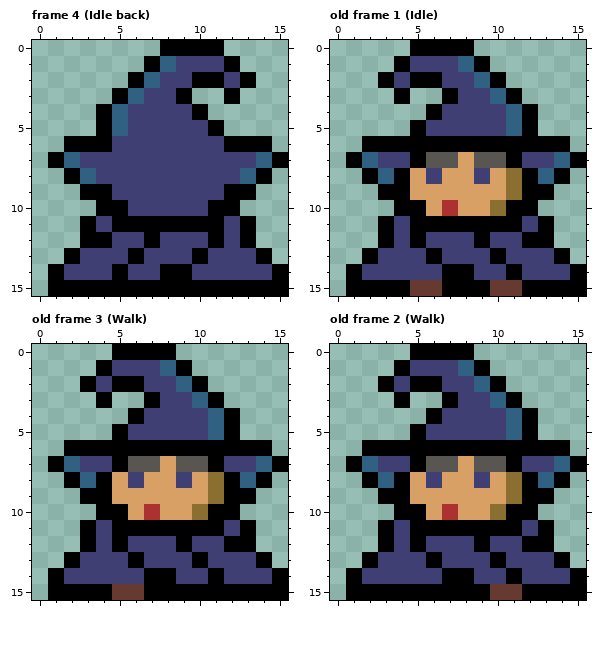
Pixel-art file, stored at Textures/magician/magician.ase. This is how it looked before the edit.
16x16 pixels, 12 frames. Shown: frame 4 (Idle back), old frame 1 (Idle), old frame 3 (Walk), old frame 2 (Walk). The commit also changed other frames, which this record leaves out.
The same view after the edit:
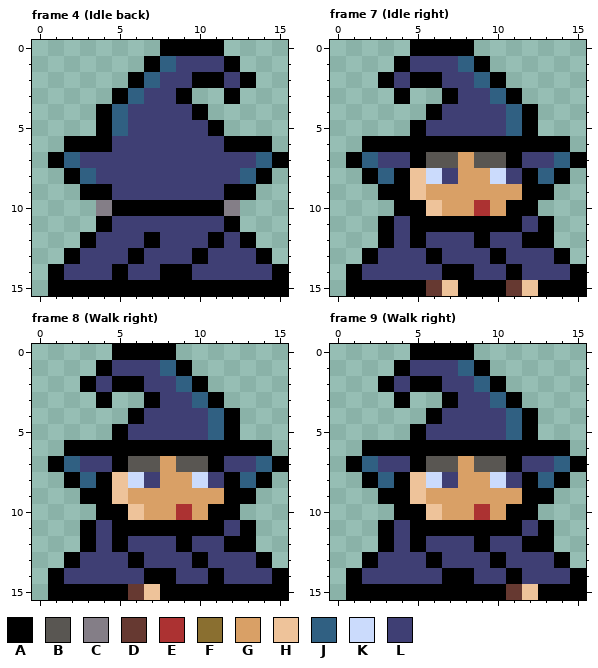
Palette (. is transparent): A #000000  B #595652  C #847e87  D #663931  E #ac3232  F #8a6f30  G #d9a066  H #eec39a  J #306082  K #cbdbfc  L #3f3f74
A new or re-ordered frame is compared with the old frame closest to it.
Diff:
frames re-ordered
Frame 4 (Idle back):
The author changed colour L to colour A in row 10 at x 6 to 10; in row 11 at x 4 and 12.
The author changed colour A to colour C in row 10 at x 4 and 12.
The author changed colour A to colour L in row 11 at x 5 to 11; in row 12 at x 4.
The author cleared colour A in row 11 at x 3 and 13.
Frame 7 (Idle right) against old frame 1 (Idle):
The author changed colour D to colour A in row 15 at x 5 and 10.
The author changed colour G to colour E in row 10 at x 9.
The author changed colour E to colour G in row 10 at x 7.
The author changed colour F to colour G in row 9 at x 11; in row 10 at x 10.
The author changed colour L to colour G in row 8 at x 9.
The author changed colour A to colour H in row 15 at x 7 and 12.
The author changed colour G to colour H in rows 8 to 9 at x 5; in row 10 at x 6.
The author changed colour G to colour K in row 8 at x 10.
The author changed colour L to colour K in row 8 at x 6.
The author changed colour F to colour L in row 8 at x 11.
The author changed colour G to colour L in row 8 at x 7.
Frame 8 (Walk right) against old frame 3 (Walk):
The author changed colour D to colour A in row 15 at x 5.
The author changed colour G to colour E in row 10 at x 9.
The author changed colour E to colour G in row 10 at x 7.
The author changed colour F to colour G in row 9 at x 11; in row 10 at x 10.
The author changed colour L to colour G in row 8 at x 9.
The author changed colour A to colour H in row 15 at x 7.
The author changed colour G to colour H in rows 8 to 9 at x 5; in row 10 at x 6.
The author changed colour G to colour K in row 8 at x 10.
The author changed colour L to colour K in row 8 at x 6.
The author changed colour F to colour L in row 8 at x 11.
The author changed colour G to colour L in row 8 at x 7.
Frame 9 (Walk right) against old frame 2 (Walk):
The author changed colour D to colour A in row 15 at x 10.
The author changed colour G to colour E in row 10 at x 9.
The author changed colour E to colour G in row 10 at x 7.
The author changed colour F to colour G in row 9 at x 11; in row 10 at x 10.
The author changed colour L to colour G in row 8 at x 9.
The author changed colour A to colour H in row 15 at x 12.
The author changed colour G to colour H in rows 8 to 9 at x 5; in row 10 at x 6.
The author changed colour G to colour K in row 8 at x 10.
The author changed colour L to colour K in row 8 at x 6.
The author changed colour F to colour L in row 8 at x 11.
The author changed colour G to colour L in row 8 at x 7.
